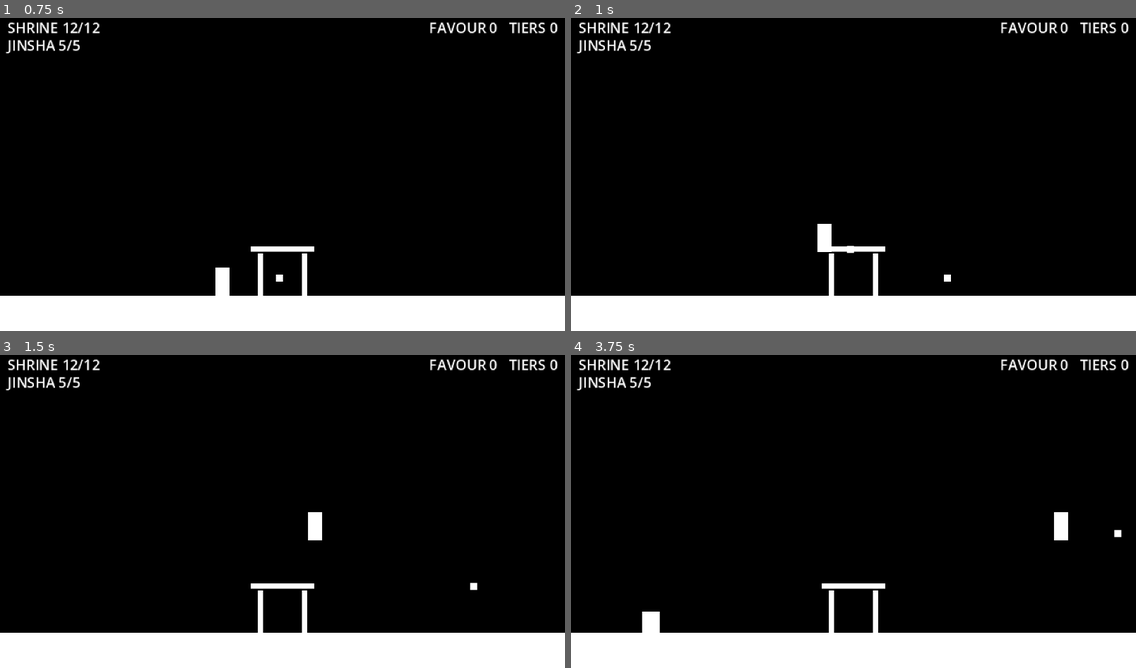
Above: before the commit, frames 1-4 (two rows, left to right).
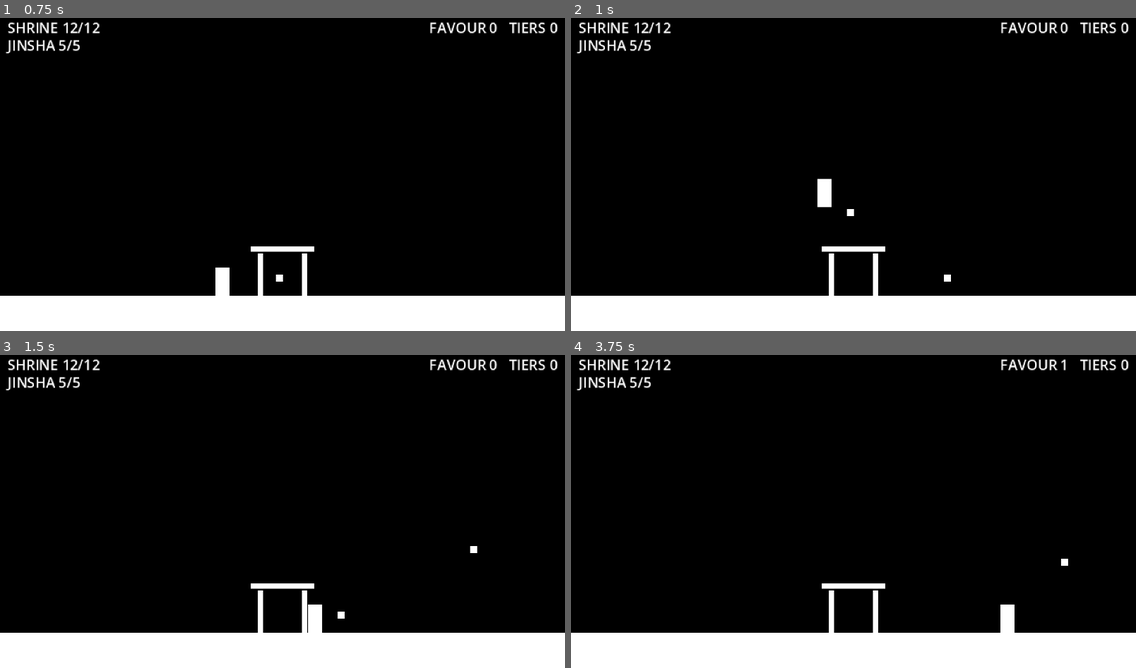
Above: after the commit, the same moments.

Repository: NickBaren101/b1t-jam-6
Game: Godot game, scene res://Scenes/Main/main.tscn
Same seed, same stepped clock (60 frames per second), same inputs: the game is played once before the commit and once after it.
Inputs:
- Up to frame 1 (0.75 s): tap Enter at 0.5 s; hold D (move_right) from 0.53 s (still down); hold Z (shoot) from 0.53 s (still down)
- Up to frame 2 (1 s): keep holding D (move_right); keep holding Z (shoot); tap W (move_up) at 0.77 s
- Up to frame 3 (1.5 s): keep holding D (move_right); release Z (shoot) at 1.28 s; tap Z (shoot) at 1.35 s
- Up to frame 4 (3.75 s): tap W (move_up) at 1.52, 3.02 s; release D (move_right) at 2.03 s; hold A (move_left) 2.03-2.78 s; hold Z (shoot) 2.03-2.78 s; hold D (move_right) from 2.78 s (still down); tap Z (shoot) at 2.85 s; hold Z (shoot) from 3.53 s (still down)

Frame 1 is identical in both runs. In frame 2, 0.5% of the frame differs, in the area x 43-51%, y 51-76%; in frame 3, 0.6%; in frame 4, 0.8%, in the area x 12-98%, y 1-89%.

Commit message:
stronger gravity

Diff:
--- a/Scripts/Player/player.gd
+++ b/Scripts/Player/player.gd
@@ -5,9 +5,9 @@
 const INVULN_DURATION := 0.8
 const FLICKER_INTERVAL := 0.08
 
-# --- Jump: gravity and jump speed are derived from OVERSHOOT and FALL_TIME ---
+# --- Jump: gravity and jump speed are derived from OVERSHOOT and APEX_TIME ---
 const OVERSHOOT := 10.0       # px the feet end up ABOVE the platform surface at the apex
-const FALL_TIME := 0.35       # s from the apex down to the platform surface
+const APEX_TIME := 0.3        # s from takeoff to the apex (lower = snappier jump)
 const MAX_FALL_SPEED := 300.0
 const AIR_ACCEL := 40.0       # px/s², only slight steering in the air
 const AIR_SHOTS := 1          # shots allowed while airborne
@@ -35,8 +35,9 @@
 
 func _ready() -> void:
 	var rise := Tiers.GROUND_SURFACE_Y - Tiers.SURFACE_Y[0]  # 42 px between platform levels
-	_gravity = 2.0 * OVERSHOOT / (FALL_TIME * FALL_TIME)
-	_jump_speed = sqrt(2.0 * _gravity * (rise + OVERSHOOT))
+	var height := rise + OVERSHOOT
+	_gravity = 2.0 * height / (APEX_TIME * APEX_TIME)
+	_jump_speed = 2.0 * height / APEX_TIME
 
 func _physics_process(delta: float) -> void:
 	_tick_timers(delta)
